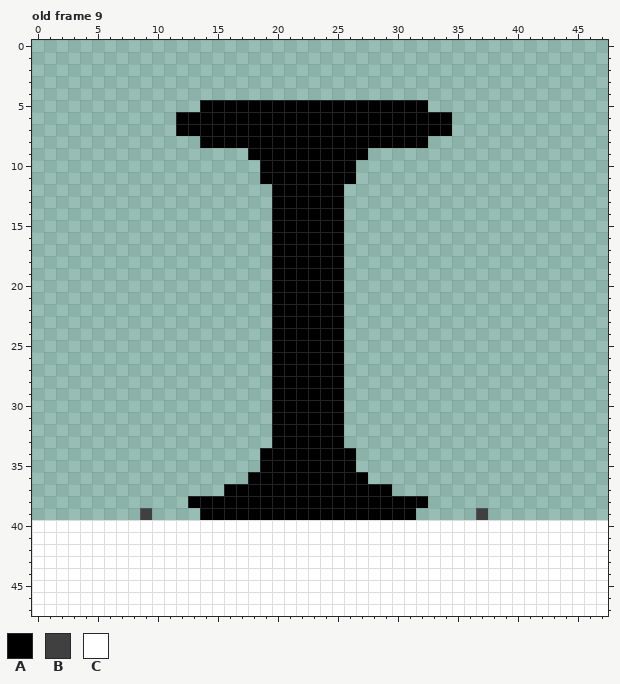
Two versions of one pixel-art file, Source/Ririgitriz.ase. Above is the file before it was changed.
48x48 pixels, 26 frames. Shown: old frame 9. The commit also changed other frames, which this record leaves out.
Visible layers, top first: "Guide", "Sprite Sheet", "GridBelow".
Palette (. is transparent): A #000000  B #404040  C #ffffff
Pixels before, old frame 9, first column x 0:
 5 ..............AAAAAAAAAAAAAAAAAAA...............
 6 ............AAAAAAAAAAAAAAAAAAAAAAA.............
 7 ............AAAAAAAAAAAAAAAAAAAAAAA.............
 8 ..............AAAAAAAAAAAAAAAAAAA...............
 9 ..................AAAAAAAAAA....................
10 ...................AAAAAAAA.....................
11 ...................AAAAAAAA.....................
12 ....................AAAAAA......................
13 ....................AAAAAA......................
14 ....................AAAAAA......................
15 ....................AAAAAA......................
16 ....................AAAAAA......................
17 ....................AAAAAA......................
18 ....................AAAAAA......................
19 ....................AAAAAA......................
20 ....................AAAAAA......................
21 ....................AAAAAA......................
22 ....................AAAAAA......................
23 ....................AAAAAA......................
24 ....................AAAAAA......................
25 ....................AAAAAA......................
26 ....................AAAAAA......................
27 ....................AAAAAA......................
28 ....................AAAAAA......................
29 ....................AAAAAA......................
30 ....................AAAAAA......................
31 ....................AAAAAA......................
32 ....................AAAAAA......................
33 ....................AAAAAA......................
34 ...................AAAAAAAA.....................
35 ...................AAAAAAAA.....................
36 ..................AAAAAAAAAA....................
37 ................AAAAAAAAAAAAAA..................
38 .............AAAAAAAAAAAAAAAAAAAA...............
39 .........B....AAAAAAAAAAAAAAAAAA.....B..........
40 CCCCCCCCCCCCCCCCCCCCCCCCCCCCCCCCCCCCCCCCCCCCCCCC
41 CCCCCCCCCCCCCCCCCCCCCCCCCCCCCCCCCCCCCCCCCCCCCCCC
42 CCCCCCCCCCCCCCCCCCCCCCCCCCCCCCCCCCCCCCCCCCCCCCCC
43 CCCCCCCCCCCCCCCCCCCCCCCCCCCCCCCCCCCCCCCCCCCCCCCC
44 CCCCCCCCCCCCCCCCCCCCCCCCCCCCCCCCCCCCCCCCCCCCCCCC
45 CCCCCCCCCCCCCCCCCCCCCCCCCCCCCCCCCCCCCCCCCCCCCCCC
46 CCCCCCCCCCCCCCCCCCCCCCCCCCCCCCCCCCCCCCCCCCCCCCCC
47 CCCCCCCCCCCCCCCCCCCCCCCCCCCCCCCCCCCCCCCCCCCCCCCC
After the commit:
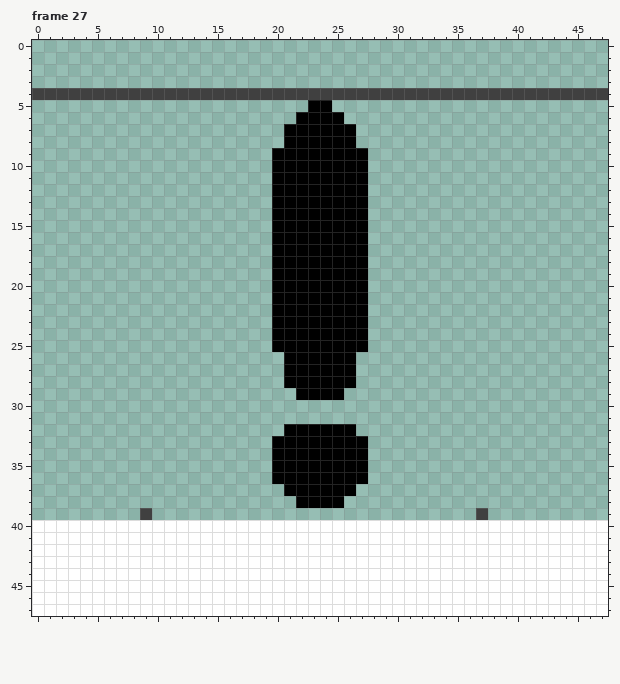
A new or re-ordered frame is compared with the old frame closest to it.
The exact change:
frames 26 -> 41
layer "MaxLine" now shown
Changed rows in their new state; - is an unchanged pixel.
Frame 27 is new; against old frame 9, layers "Sprite Sheet", "MaxLine":
first column x 0:
 4 BBBBBBBBBBBBBBBBBBBBBBBBBBBBBBBBBBBBBBBBBBBBBBBB
 5 --------------.........--........---------------
 6 ------------..........----.........-------------
 7 ------------.........------........-------------
 8 --------------.......------......---------------
 9 ------------------..----------------------------
10 -------------------.-------A--------------------
11 -------------------.-------A--------------------
12 --------------------------AA--------------------
13 --------------------------AA--------------------
14 --------------------------AA--------------------
15 --------------------------AA--------------------
16 --------------------------AA--------------------
17 --------------------------AA--------------------
18 --------------------------AA--------------------
19 --------------------------AA--------------------
20 --------------------------AA--------------------
21 --------------------------AA--------------------
22 --------------------------AA--------------------
23 --------------------------AA--------------------
24 --------------------------AA--------------------
25 --------------------------AA--------------------
26 --------------------.-----A---------------------
27 --------------------.-----A---------------------
28 --------------------.-----A---------------------
29 --------------------..--------------------------
30 --------------------......----------------------
31 --------------------......----------------------
32 --------------------.-----A---------------------
33 --------------------------AA--------------------
34 -------------------.-------A--------------------
35 -------------------.-------A--------------------
36 ------------------..----------------------------
37 ----------------.....------...------------------
38 -------------.........----.......---------------
39 --------------..................----------------
Where, in picture pixels (left, top, right, bottom), the same in both pictures:
changed: (32, 88, 608, 520)
